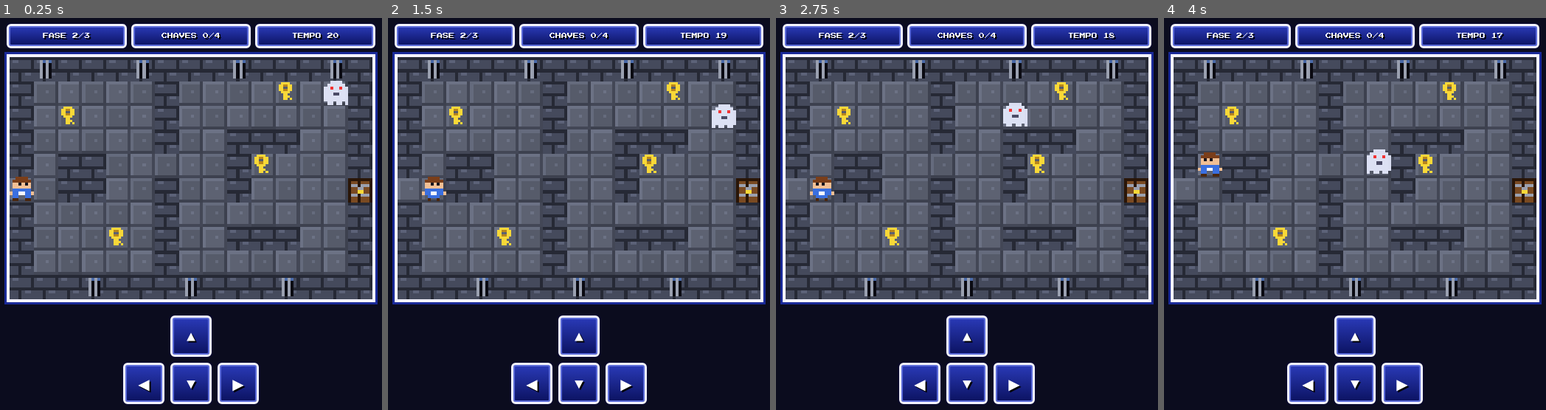
Above: before the commit, frames 1-4 (left to right).
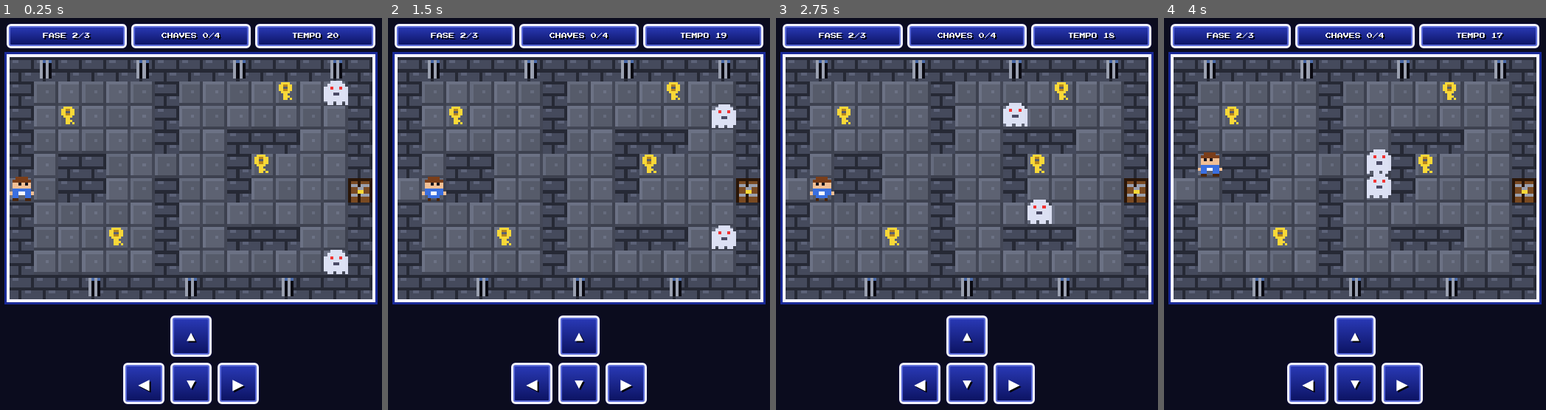
Above: after the commit, the same moments.

Repository: mrmilco07/Projeto-Jogo
Game: browser game, page gameplay2.html
Two runs of this game, one before a commit and one after it. Both use one fixed random seed, a clock stepped at 60 frames per second and the inputs below.
Inputs:
- Up to frame 1 (0.25 s): no input
- Up to frame 2 (1.5 s): hold Right from 1.03 s (still down); tap Space at 1.1 s
- Up to frame 3 (2.75 s): release Right at 1.53 s; hold Down 1.58-1.85 s; tap Space at 1.6, 2.1, 2.6 s; hold Left 1.9-2.47 s; hold Up from 2.52 s (still down)
- Up to frame 4 (4 s): release Up at 2.82 s; hold Right 2.87-3.53 s; tap Space at 3.1, 3.6 s; hold Up 3.58-3.82 s; hold Left from 3.87 s (still down)

The runs differ from the first frame. In frame 1, 0.3% of the frame differs, in the area x 84-92%, y 59-66%; in frame 2, 0.3%; in frame 3, 0.3%, in the area x 65-73%, y 46-53%; in frame 4, 0.3%.

Commit message:
Add files via upload

Diff:
--- a/gameplay2.html
+++ b/gameplay2.html
@@ -91,7 +91,7 @@
 function load(i){
   S.i=i;S.keys=0;S.grid=MAPS[i].map(r=>r.split(''));
   for(let y=0;y<10;y++)for(let x=0;x<15;x++)if(S.grid[y][x]==='P'){S.px=x;S.py=y;S.grid[y][x]='.'}
-  const E=[[13,8],[13,1],[13,1]][i];S.ex=E[0];S.ey=E[1];S.eg=performance.now()+1000;
+  S.ghosts=[{x:13,y:1},{x:13,y:8}];S.eg=performance.now()+1000;
 }
 function start(){S.mode='play';S.wf=0;S.face=1;load(PHASE-1);S.t0=performance.now();hud();beep(523,.1);beep(784,.15,'square',.05,.1)}
 function hud(){
@@ -102,17 +102,17 @@
 }
 function over(){S.mode='over';location.href='gameover.html'}
 function caught(){beep(220,.25,'sawtooth');beep(147,.4,'sawtooth',.05,.2);over()}
-function estep(){
+function moveGhost(ghost){
   if(S.mode!=='play'||performance.now()<S.eg)return;
-  const k=(x,y)=>y*15+x,q=[[S.ex,S.ey]],prev={};prev[k(S.ex,S.ey)]=null;
+  const k=(x,y)=>y*15+x,q=[[ghost.x,ghost.y]],prev={};prev[k(ghost.x,ghost.y)]=null;
   let found=false;
   for(let h=0;h<q.length&&!found;h++){
     const [x,y]=q[h];
     for(const [dx,dy] of [[0,-1],[0,1],[-1,0],[1,0]]){
       const nx=x+dx,ny=y+dy;
       if(nx<0||ny<0||nx>14||ny>9)continue;
-      const c=S.grid[ny][nx];
-      if(c==='#'||c==='X'||c==='D'||(k(nx,ny) in prev))continue;
+      const c=S.grid[ny][nx],occupied=S.ghosts.some(other=>other!==ghost&&other.x===nx&&other.y===ny);
+      if(c==='#'||c==='X'||c==='D'||(occupied&&(nx!==S.px||ny!==S.py))||(k(nx,ny) in prev))continue;
       prev[k(nx,ny)]=[x,y];q.push([nx,ny]);
       if(nx===S.px&&ny===S.py){found=true;break}
     }
@@ -120,9 +120,10 @@
   if(!found)return;
   let cur=[S.px,S.py],p=prev[k(cur[0],cur[1])];
   while(prev[k(p[0],p[1])]){cur=p;p=prev[k(p[0],p[1])]}
-  S.ex=cur[0];S.ey=cur[1];
-  if(S.ex===S.px&&S.ey===S.py)caught();
-}
+  ghost.x=cur[0];ghost.y=cur[1];
+  if(ghost.x===S.px&&ghost.y===S.py)caught();
+}
+function estep(){for(const ghost of S.ghosts)moveGhost(ghost)}
 function step(){
   if(S.mode!=='play'||!held.length)return;
   const [dx,dy]=held[held.length-1],nx=S.px+dx,ny=S.py+dy;
@@ -139,7 +140,7 @@
     beep(150,.15,'square');return;
   }
   S.px=nx;S.py=ny;S.wf++;
-  if(S.px===S.ex&&S.py===S.ey){caught();return}
+  if(S.ghosts.some(ghost=>S.px===ghost.x&&S.py===ghost.y)){caught();return}
   if(c>='1'&&c<='9'){S.keys++;S.grid[ny][nx]='.';beep(988,.08);beep(1318,.12,'square',.05,.08)}
   hud();
 }
@@ -168,7 +169,9 @@
     }
   }
   const gy=Math.sin(now/220)*3;
-  g.globalAlpha=.92;spr(fl?SP.gB:SP.gA,S.ex*T,S.ey*T-4+gy,S.px<S.ex);g.globalAlpha=1;
+  g.globalAlpha=.92;
+  S.ghosts.forEach(ghost=>spr(fl?SP.gB:SP.gA,ghost.x*T,ghost.y*T-4+gy,S.px<ghost.x));
+  g.globalAlpha=1;
   spr(S.wf%2?SP.hB:SP.hA,S.px*T,S.py*T-2,S.face<0);
 }
 function tick(){
--- a/gameplay3.html
+++ b/gameplay3.html
@@ -46,10 +46,10 @@
 "###############",
 "#1..#...#.2...#",
 "#...#.......#.#",
-"#...#...#...#.#",
-"#...#...#...#.#",
-"P.......#.....D",
-"#...#...#...#.#",
+"#...#...#.....#",
+"#.............#",
+"P.............D",
+"#...#.......#.#",
 "#.3.#...#.4.#.#",
 "#...#...#...5.#",
 "###############"]];
